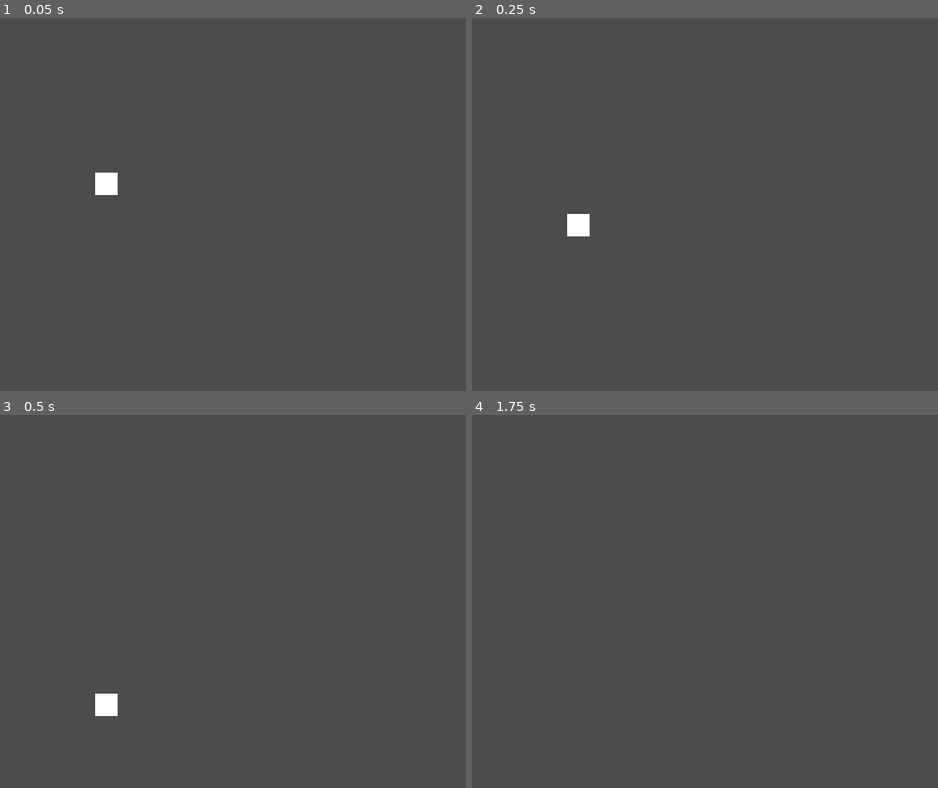
Above: before the commit, frames 1-4 (two rows, left to right).
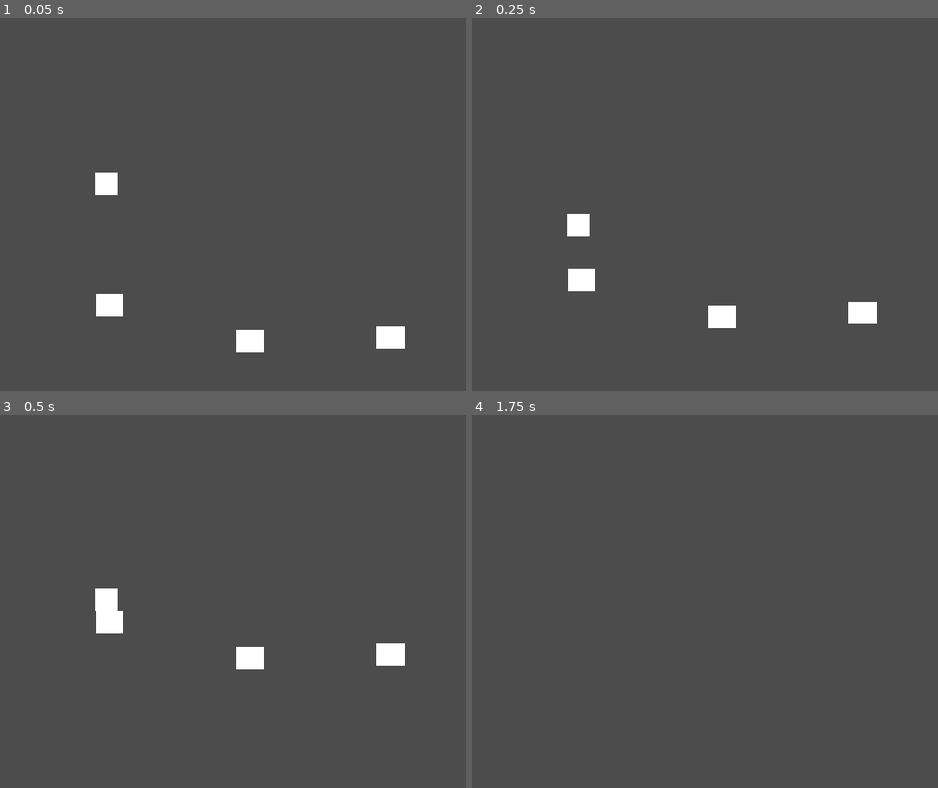
Above: after the commit, the same moments.

Repository: Zeno3463/geo-jam-2021
Game: Godot game, scene res://scene/main scene.tscn
The game is run twice, just before and just after one commit, with the same random seed, the same clock (stepped at 60 frames per second) and the same inputs.
Inputs (mouse positions are in pixels of both pictures, inside the frame that each line leads up to):
- Up to frame 1 (0.05 s): no input
- Up to frame 2 (0.25 s): no input
- Up to frame 3 (0.5 s): no input
- Up to frame 4 (1.75 s): move the mouse to (737, 556) at 0.52 s; hold D (right) from 0.53 s (still down); click (737, 556) at 0.6 s; tap W (up) at 0.77, 1.52 s; move the mouse to (outside the picture) at 1.27 s; click (outside the picture) at 1.35 s

The runs differ from the first frame. In frame 1, 1.1% of the frame differs, in the area x 20-87%, y 73-90%; in frame 2, 1.1%; in frame 3, 1.7%, in the area x 20-87%, y 46-81%; in frame 4, nothing differs.
Error before the commit: Parse Error: Can't preload resource at path: res://Platform.tscn (res://scripts/Level)

Commit message:
added enemies

Diff:
--- a/project.godot
+++ b/project.godot
@@ -39,6 +39,11 @@
 , Object(InputEventKey,"resource_local_to_scene":false,"resource_name":"","device":0,"alt":false,"shift":false,"control":false,"meta":false,"command":false,"pressed":false,"scancode":32,"unicode":0,"echo":false,"script":null)
  ]
 }
+attack={
+"deadzone": 0.5,
+"events": [ Object(InputEventMouseButton,"resource_local_to_scene":false,"resource_name":"","device":0,"alt":false,"shift":false,"control":false,"meta":false,"command":false,"button_mask":0,"position":Vector2( 0, 0 ),"global_position":Vector2( 0, 0 ),"factor":1.0,"button_index":1,"pressed":false,"doubleclick":false,"script":null)
+ ]
+}
 
 [physics]
 
--- /dev/null
+++ b/scene/Enemy.tscn
@@ -0,0 +1,29 @@
+[gd_scene load_steps=5 format=2]
+
+[ext_resource path="res://sprites/White Square.png" type="Texture" id=1]
+[ext_resource path="res://scripts/Enemy.gd" type="Script" id=2]
+
+[sub_resource type="RectangleShape2D" id=1]
+extents = Vector2( 16, 16 )
+
+[sub_resource type="RectangleShape2D" id=2]
+extents = Vector2( 8, 8 )
+
+[node name="Enemy" type="KinematicBody2D"]
+script = ExtResource( 2 )
+
+[node name="CollisionShape2D" type="CollisionShape2D" parent="."]
+shape = SubResource( 1 )
+
+[node name="Sprite" type="Sprite" parent="."]
+modulate = Color( 1, 0, 0, 1 )
+texture = ExtResource( 1 )
+
+[node name="Area2D" type="Area2D" parent="."]
+position = Vector2( -24, 24 )
+
+[node name="CollisionShape2D" type="CollisionShape2D" parent="Area2D"]
+position = Vector2( 0, 8 )
+shape = SubResource( 2 )
+
+[connection signal="body_exited" from="Area2D" to="." method="_on_Area2D_body_exited"]
--- a/scene/Platform.tscn
+++ b/scene/Platform.tscn
@@ -1,11 +1,13 @@
-[gd_scene load_steps=3 format=2]
+[gd_scene load_steps=4 format=2]
 
 [ext_resource path="res://sprites/White Square.png" type="Texture" id=1]
+[ext_resource path="res://scripts/Platform.gd" type="Script" id=3]
 
 [sub_resource type="RectangleShape2D" id=1]
 extents = Vector2( 16, 16 )
 
 [node name="Platform" type="StaticBody2D"]
+script = ExtResource( 3 )
 
 [node name="CollisionShape2D" type="CollisionShape2D" parent="."]
 shape = SubResource( 1 )
--- a/scene/Player.tscn
+++ b/scene/Player.tscn
@@ -4,6 +4,7 @@
 [ext_resource path="res://scripts/Player.gd" type="Script" id=2]
 
 [sub_resource type="RectangleShape2D" id=1]
+extents = Vector2( 16, 16 )
 
 [node name="Player" type="KinematicBody2D"]
 script = ExtResource( 2 )
--- a/scene/main scene.tscn
+++ b/scene/main scene.tscn
@@ -1,7 +1,10 @@
-[gd_scene load_steps=3 format=2]
+[gd_scene load_steps=5 format=2]
 
 [ext_resource path="res://scripts/Level Generator.gd" type="Script" id=1]
 [ext_resource path="res://scene/Player.tscn" type="PackedScene" id=2]
+[ext_resource path="res://scripts/Weapon.gd" type="Script" id=3]
+
+[sub_resource type="CircleShape2D" id=1]
 
 [node name="Node2D" type="Node2D"]
 
@@ -10,8 +13,22 @@
 script = ExtResource( 1 )
 
 [node name="Player" parent="." instance=ExtResource( 2 )]
-position = Vector2( 263.323, 105.833 )
+position = Vector2( 263.323, 1.18317 )
 
 [node name="Camera2D" type="Camera2D" parent="Player"]
 current = true
 smoothing_enabled = true
+
+[node name="Weapon" type="Area2D" parent="Player"]
+position = Vector2( 27.8109, -0.264866 )
+script = ExtResource( 3 )
+
+[node name="CollisionShape2D" type="CollisionShape2D" parent="Player/Weapon"]
+shape = SubResource( 1 )
+
+[node name="CollisionShape2D2" type="CollisionShape2D" parent="Player/Weapon"]
+position = Vector2( -56.5685, 0 )
+shape = SubResource( 1 )
+
+[connection signal="body_entered" from="Player/Weapon" to="Player/Weapon" method="_on_Weapon_body_entered"]
+[connection signal="body_exited" from="Player/Weapon" to="Player/Weapon" method="_on_Weapon_body_exited"]
--- /dev/null
+++ b/scripts/Enemy.gd
@@ -0,0 +1,23 @@
+extends KinematicBody2D
+
+var vel = Vector2(-1, 0)
+var speed = 100
+export var gravity = 50
+
+onready var camera = get_tree().get_root().get_node("Node2D/Player/Camera2D")
+onready var levelGenerator = get_tree().get_root().get_node("Node2D/Level Generator")
+
+func _process(delta):
+	if global_position.x < camera.global_position.x - 700:
+		levelGenerator.num_of_platforms -= 1
+		queue_free()
+
+func _physics_process(delta):
+	vel.y += gravity
+	if is_on_floor() or is_on_ceiling():
+		vel.y = 0
+	move_and_slide(Vector2(vel.x * speed, vel.y) , Vector2.UP)
+
+func _on_Area2D_body_exited(body):
+	scale.x *= -1
+	vel.x *= -1
--- a/scripts/Level Generator.gd
+++ b/scripts/Level Generator.gd
@@ -1,17 +1,27 @@
 extends Node2D
 
-var num_of_platforms = 100
+var num_of_platforms = 0
 var spawn_pos = Vector2.ZERO
-var platform = preload("res://Platform.tscn")
+var platform = preload("res://scene/Platform.tscn")
+var enemy = preload("res://scene/Enemy.tscn")
 
 func _ready():
 	randomize()
-	for i in range(num_of_platforms):
+
+func _process(delta):
+	if num_of_platforms < 10:
 		spawnRandom()
+		num_of_platforms += 1
 
 func spawnRandom():
 	var p = platform.instance()
 	p.scale.x = rand_range(1, 5)
 	p.position = spawn_pos
 	add_child(p)
+
+	if rand_range(0, 1) <= 0.5:
+		var e = enemy.instance()
+		e.position = spawn_pos + Vector2(0, -50)
+		add_child(e)
+
 	spawn_pos += Vector2(200, rand_range(-100, 100))
--- /dev/null
+++ b/scripts/Platform.gd
@@ -0,0 +1,9 @@
+extends StaticBody2D
+
+onready var camera = get_tree().get_root().get_node("Node2D/Player/Camera2D")
+onready var levelGenerator = get_tree().get_root().get_node("Node2D/Level Generator")
+
+func _process(delta):
+	if global_position.x < camera.global_position.x - 700:
+		levelGenerator.num_of_platforms -= 1
+		queue_free()
--- /dev/null
+++ b/scripts/Weapon.gd
@@ -0,0 +1,16 @@
+extends Area2D
+
+var enemies_in_range = null
+
+func _process(delta):
+	if Input.is_action_just_pressed("attack") and enemies_in_range:
+		enemies_in_range.queue_free()
+		enemies_in_range = null
+
+func _on_Weapon_body_entered(body):
+	if "Enemy" in body.name:
+		enemies_in_range = body
+
+func _on_Weapon_body_exited(body):
+	if body == enemies_in_range:
+		enemies_in_range = null
Not shown, changed: exports/index.html
Not shown, changed: exports/index.pck
Not shown, changed: exports/index.zip
